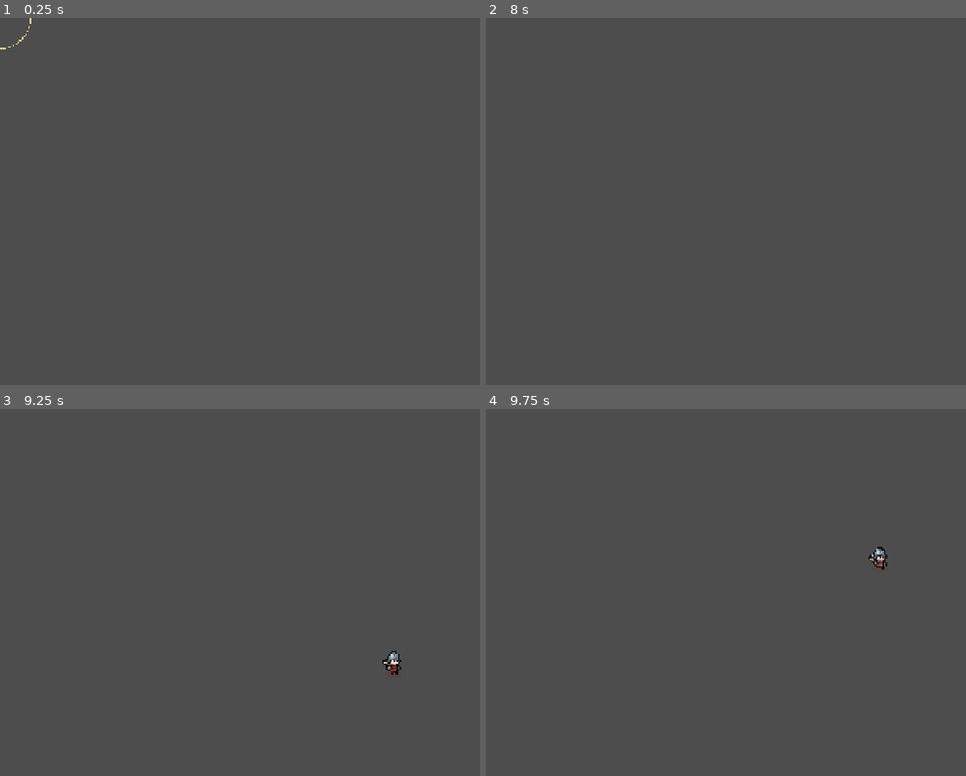
Above: before the commit, frames 1-4 (two rows, left to right).
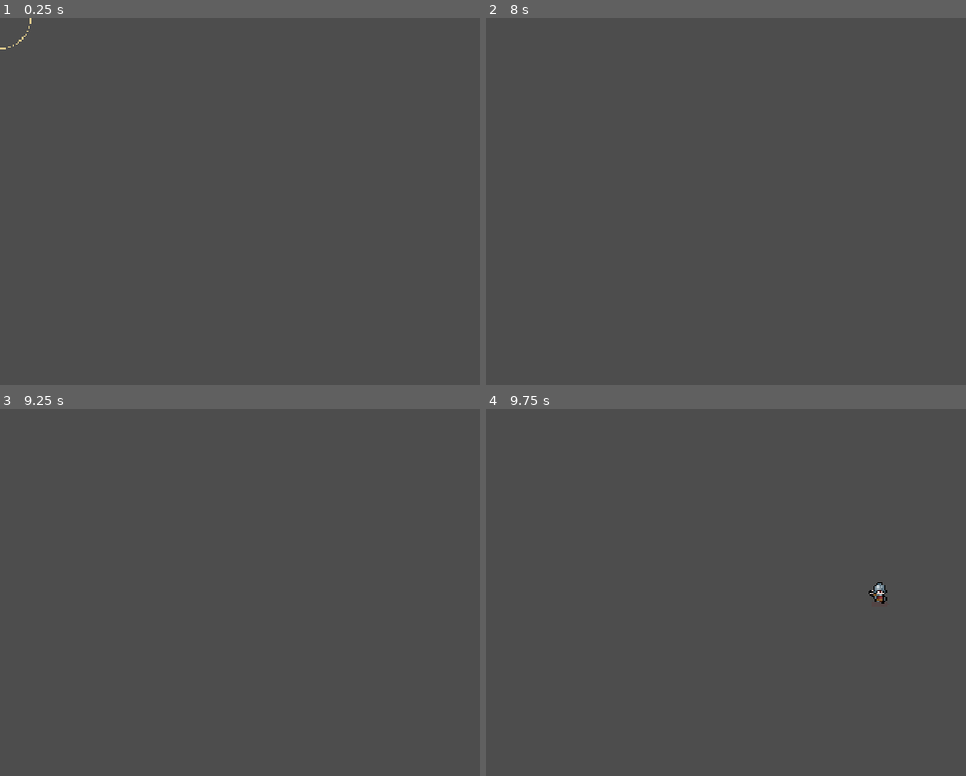
Above: after the commit, the same moments.

Repository: co-meng-2/ProjectN
Game: Godot game, scene res://tests/run_tests.tscn
Same seed, same stepped clock (60 frames per second), same inputs: the game is played once before the commit and once after it. This scene is started directly instead of the project's main scene.
Inputs (mouse positions are in pixels of both pictures, inside the frame that each line leads up to):
- Up to frame 1 (0.25 s): no input
- Up to frame 2 (8 s): tap Enter at 0.5 s; move the mouse to (outside the picture) at 0.52 s; hold D (move_right) 0.53-1.25 s; tap Space (dash) every 1.5 s from 0.6 to 6.6 s; click (outside the picture) at 0.67 s; tap R (restart) at 1.25, 2, 2.75, 3.5, 4.15, 4.25 s; drag from (721, 260) to (841, 326) at 1.27 s; move the mouse to (956, 142) at 2.02 s; hold D (move_right) 2.03-2.75 s; drag from (841, 326) to (644, 172) at 2.77 s; move the mouse to (outside the picture) at 3.52 s; hold A (move_left) 3.53-4.25 s; drag from (644, 172) to (759, 128) at 4.27 s; move the mouse to (918, 238) at 5.02 s; hold S (move_down) 5.03-5.75 s; click (918, 238) at 5.17 s; drag from (759, 128) to (922, 238) at 5.77 s; move the mouse to (outside the picture) at 6.52 s; hold W (move_up) 6.53-7.25 s; drag from (721, 260) to (841, 326) at 7.27 s
- Up to frame 3 (9.25 s): move the mouse to (470, 533) at 8.02 s; hold S (move_down) 8.03-8.75 s; tap Space (dash) at 8.1 s; drag from (355, 717) to (158, 563) at 8.77 s
- Up to frame 4 (9.75 s): move the mouse to (outside the picture) at 9.52 s; hold W (move_up) from 9.53 s (still down); tap Space (dash) at 9.6 s; click (outside the picture) at 9.67 s

Frames 1-2 are identical in both runs. In frame 3, 0.2% of the frame differs, in the area x 79-84%, y 65-73%; in frame 4, 0.3%, in the area x 79-84%, y 37-54%.

Commit message:
feat(components): add Telegraph and AreaStrike; MeleeStrike becomes an AreaStrike
Co-Authored-By: Claude Opus 5.5 <noreply@anthropic.com>

Diff:
--- a/src/abilities/blade_sweep/melee_strike.gd
+++ b/src/abilities/blade_sweep/melee_strike.gd
@@ -1,42 +1,4 @@
 class_name MeleeStrike
-extends Node2D
-## A short-lived circular hit area: damages every enemy hurtbox it overlaps once, draws a ring, then
-## frees itself. Reuses Hitbox + EffectApplier + Lifetime so damage takes the same path as projectiles.
-
-const RING_COLOR: Color = Color(1.0, 0.9, 0.6, 0.8)
-const RING_WIDTH: float = 2.0
-const RING_SEGMENTS: int = 32
-
-var _effect: GameplayEffect
-var _damage: float = 0.0
-var _radius: float = 0.0
-
-@onready var _hitbox: Hitbox = $Hitbox
-@onready var _hit_shape: CollisionShape2D = $Hitbox/CollisionShape2D
-@onready var _applier: EffectApplier = $EffectApplier
-@onready var _lifetime: Lifetime = $Lifetime
-
-
-func _ready() -> void:
-	_hitbox.hurtbox_entered.connect(_on_hurtbox_entered)
-	_lifetime.expired.connect(queue_free)
-
-
-## Call after the strike has entered the tree.
-func strike(attacker_asc: AbilitySystemComponent, effect: GameplayEffect, damage: float, radius: float, seconds: float) -> void:
-	_effect = effect
-	_damage = damage
-	_radius = radius
-	(_hit_shape.shape as CircleShape2D).radius = radius
-	_applier.bind(attacker_asc)
-	_lifetime.restart(seconds)
-	queue_redraw()
-
-
-func _on_hurtbox_entered(hurtbox: Hurtbox) -> void:
-	_applier.hit(hurtbox, _effect, _damage, self)
-
-
-func _draw() -> void:
-	if _radius > 0.0:
-		draw_arc(Vector2.ZERO, _radius, 0.0, TAU, RING_SEGMENTS, RING_COLOR, RING_WIDTH)
+extends AreaStrike
+## Blade Sweep's radial hit: an AreaStrike on the enemy hurt layer (its default target mask), so the sweep
+## shares the single area-hit path with meteors and boss attacks.
--- /dev/null
+++ b/src/components/area_strike.gd
@@ -0,0 +1,55 @@
+class_name AreaStrike
+extends Node2D
+## A short-lived circular hit: damages every hurtbox on `target_mask` it overlaps, once each, draws a ring,
+## then frees itself after `seconds`. `only_actor` narrows it to one actor (meteors and the boss's slam and
+## charge hit the player but not the building). The one area-hit path: Blade Sweep (MeleeStrike), meteors
+## and boss patterns all damage through Hitbox + EffectApplier, i.e. EffectBuilder.damage.
+
+signal struck(hurtbox: Hurtbox)
+
+const RING_WIDTH: float = 2.0
+const RING_SEGMENTS: int = 32
+
+@export var ring_color: Color = Color(1.0, 0.9, 0.6, 0.8)
+
+var _effect: GameplayEffect
+var _damage: float = 0.0
+var _radius: float = 0.0
+var _only_actor: Node2D
+var _filtered: bool = false
+
+@onready var _hitbox: Hitbox = $Hitbox
+@onready var _hit_shape: CollisionShape2D = $Hitbox/CollisionShape2D
+@onready var _applier: EffectApplier = $EffectApplier
+@onready var _lifetime: Lifetime = $Lifetime
+
+
+func _ready() -> void:
+	_hitbox.hurtbox_entered.connect(_on_hurtbox_entered)
+	_lifetime.expired.connect(queue_free)
+
+
+## Call after the strike has entered the tree.
+func strike(attacker_asc: AbilitySystemComponent, effect: GameplayEffect, damage: float, radius: float, seconds: float, target_mask: int = PhysicsLayers.ENEMY_HURT, only_actor: Node2D = null) -> void:
+	_effect = effect
+	_damage = damage
+	_radius = radius
+	_only_actor = only_actor
+	_filtered = only_actor != null
+	_hitbox.collision_mask = target_mask
+	(_hit_shape.shape as CircleShape2D).radius = radius
+	_applier.bind(attacker_asc)
+	_lifetime.restart(seconds)
+	queue_redraw()
+
+
+func _on_hurtbox_entered(hurtbox: Hurtbox) -> void:
+	if _filtered and (not is_instance_valid(_only_actor) or hurtbox.actor != _only_actor):
+		return
+	if _applier.hit(hurtbox, _effect, _damage, self):
+		struck.emit(hurtbox)
+
+
+func _draw() -> void:
+	if _radius > 0.0:
+		draw_arc(Vector2.ZERO, _radius, 0.0, TAU, RING_SEGMENTS, ring_color, RING_WIDTH)
--- /dev/null
+++ b/src/components/area_strike.tscn
@@ -0,0 +1,28 @@
+[gd_scene load_steps=6 format=3]
+
+[ext_resource type="Script" path="res://src/components/area_strike.gd" id="1_strike"]
+[ext_resource type="Script" path="res://src/components/hitbox.gd" id="2_hitbox"]
+[ext_resource type="Script" path="res://src/components/effect_applier.gd" id="3_applier"]
+[ext_resource type="Script" path="res://src/components/lifetime.gd" id="4_lifetime"]
+
+[sub_resource type="CircleShape2D" id="CircleShape2D_hit"]
+resource_local_to_scene = true
+radius = 40.0
+
+[node name="AreaStrike" type="Node2D"]
+script = ExtResource("1_strike")
+
+[node name="Hitbox" type="Area2D" parent="."]
+collision_layer = 0
+collision_mask = 16
+monitorable = false
+script = ExtResource("2_hitbox")
+
+[node name="CollisionShape2D" type="CollisionShape2D" parent="Hitbox"]
+shape = SubResource("CircleShape2D_hit")
+
+[node name="EffectApplier" type="Node" parent="."]
+script = ExtResource("3_applier")
+
+[node name="Lifetime" type="Node" parent="."]
+script = ExtResource("4_lifetime")
--- /dev/null
+++ b/src/components/telegraph.gd
@@ -0,0 +1,99 @@
+class_name Telegraph
+extends Node2D
+## A warning drawn on the ground — a circle or a line that fills up over `seconds` — then `elapsed` and
+## free. Purely visual: whoever shows it keeps its own timer and decides what happens when the warning ends.
+
+signal elapsed
+
+enum Shape { CIRCLE, LINE }
+
+const SEGMENTS: int = 40
+const EDGE_WIDTH: float = 2.0
+
+@export var fill_color: Color = Color(1.0, 0.2, 0.15, 0.25)
+@export var edge_color: Color = Color(1.0, 0.3, 0.2, 0.9)
+
+var shape: Shape = Shape.CIRCLE
+var radius: float = 0.0
+var line_offset: Vector2 = Vector2.ZERO
+var line_width: float = 0.0
+var _duration: float = 0.0
+var _left: float = 0.0
+var _armed: bool = false
+
+
+## Adds a circular warning centred on `position` (global) under `parent` and starts it. The parent must be
+## in the tree. Returns the telegraph so the caller can connect `elapsed` or free it early.
+static func spawn_circle(parent: Node, position: Vector2, p_radius: float, seconds: float) -> Telegraph:
+	var telegraph := Telegraph.new()
+	parent.add_child(telegraph)
+	telegraph.global_position = position
+	telegraph.show_circle(p_radius, seconds)
+	return telegraph
+
+
+## Adds a line warning from global `from` to global `to`, `width` px wide, under `parent` and starts it.
+## The parent must be in the tree. Returns the telegraph.
+static func spawn_line(parent: Node, from: Vector2, to: Vector2, width: float, seconds: float) -> Telegraph:
+	var telegraph := Telegraph.new()
+	parent.add_child(telegraph)
+	telegraph.global_position = from
+	telegraph.show_line(to - from, width, seconds)
+	return telegraph
+
+
+func show_circle(p_radius: float, seconds: float) -> void:
+	shape = Shape.CIRCLE
+	radius = p_radius
+	_arm(seconds)
+
+
+func show_line(offset: Vector2, width: float, seconds: float) -> void:
+	shape = Shape.LINE
+	line_offset = offset
+	line_width = width
+	_arm(seconds)
+
+
+func remaining() -> float:
+	return _left
+
+
+## 0 when shown, 1 when the warning is over.
+func progress() -> float:
+	if _duration <= 0.0:
+		return 1.0
+	return clampf(1.0 - _left / _duration, 0.0, 1.0)
+
+
+func step(delta: float) -> void:
+	if not _armed:
+		return
+	_left = maxf(_left - delta, 0.0)
+	queue_redraw()
+	if _left <= 0.0:
+		_armed = false
+		elapsed.emit()
+		queue_free()
+
+
+func _arm(seconds: float) -> void:
+	_duration = maxf(seconds, 0.0)
+	_left = _duration
+	_armed = true
+	queue_redraw()
+
+
+func _physics_process(delta: float) -> void:
+	step(delta)
+
+
+func _draw() -> void:
+	match shape:
+		Shape.CIRCLE:
+			draw_circle(Vector2.ZERO, radius, fill_color)
+			draw_circle(Vector2.ZERO, radius * progress(), fill_color)
+			draw_arc(Vector2.ZERO, radius, 0.0, TAU, SEGMENTS, edge_color, EDGE_WIDTH)
+		Shape.LINE:
+			draw_line(Vector2.ZERO, line_offset, fill_color, line_width)
+			draw_line(Vector2.ZERO, line_offset * progress(), edge_color, line_width * 0.4)
--- /dev/null
+++ b/tests/components/test_area_strike.gd
@@ -0,0 +1,69 @@
+extends TestCase
+
+const STRIKE_SCENE: PackedScene = preload("res://src/components/area_strike.tscn")
+const DAMAGE: GameplayEffect = preload("res://data/effects/damage_basic.tres")
+
+
+func _health(actor: Node2D) -> float:
+	return ActorFixture.asc_of(actor).get_attribute("health").current_value
+
+
+func _strike(at: Vector2) -> AreaStrike:
+	var strike := adopt(STRIKE_SCENE.instantiate()) as AreaStrike
+	strike.global_position = at
+	return strike
+
+
+func test_the_mask_selects_which_side_is_hit() -> void:
+	var attacker := ActorFixture.bare_actor(self, StatBlock.new())
+	var ally := ActorFixture.hurt_target(self, Vector2(310, 200), PhysicsLayers.ALLY_HURT)
+	var enemy := ActorFixture.hurt_target(self, Vector2(290, 200), PhysicsLayers.ENEMY_HURT)
+	_strike(Vector2(300, 200)).strike(ActorFixture.asc_of(attacker), DAMAGE, 15.0, 40.0, 0.3, PhysicsLayers.ALLY_HURT)
+	await settle()
+	assert_almost_eq(_health(ally), 85.0)
+	assert_almost_eq(_health(enemy), 100.0, 0.001, "enemy hurt layer not in the mask")
+
+
+func test_only_actor_narrows_the_strike_to_one_actor() -> void:
+	var attacker := ActorFixture.bare_actor(self, StatBlock.new())
+	var player := ActorFixture.hurt_target(self, Vector2(-120, 40), PhysicsLayers.ALLY_HURT)
+	var building := ActorFixture.hurt_target(self, Vector2(-100, 40), PhysicsLayers.ALLY_HURT)
+	var struck: Array = []
+	var strike := _strike(Vector2(-110, 40))
+	strike.struck.connect(func(hurtbox: Hurtbox) -> void: struck.append(hurtbox.actor))
+	strike.strike(ActorFixture.asc_of(attacker), DAMAGE, 30.0, 60.0, 0.3, PhysicsLayers.ALLY_HURT, player)
+	await settle()
+	assert_almost_eq(_health(player), 70.0)
+	assert_almost_eq(_health(building), 100.0, 0.001, "the building is spared")
+	assert_eq(struck, [player])
+
+
+func test_a_refused_hit_is_not_reported_as_struck() -> void:
+	var attacker := ActorFixture.bare_actor(self, StatBlock.new())
+	var dodger := ActorFixture.hurt_target(self, Vector2(50, -60), PhysicsLayers.ALLY_HURT)
+	ActorFixture.asc_of(dodger).add_tag(GameplayTags.State_Invulnerable)
+	var struck: Array = []
+	var strike := _strike(Vector2(50, -60))
+	strike.struck.connect(func(hurtbox: Hurtbox) -> void: struck.append(hurtbox))
+	strike.strike(ActorFixture.asc_of(attacker), DAMAGE, 15.0, 40.0, 0.3, PhysicsLayers.ALLY_HURT)
+	await settle()
+	assert_almost_eq(_health(dodger), 100.0)
+	assert_true(struck.is_empty(), "an invulnerable target was not struck")
+
+
+func test_the_attackers_attack_scales_the_damage() -> void:
+	var stats := StatBlock.new()
+	stats.attack = 2.0
+	var attacker := ActorFixture.bare_actor(self, stats)
+	var victim := ActorFixture.hurt_target(self, Vector2(400, 0), PhysicsLayers.ALLY_HURT)
+	_strike(Vector2(400, 0)).strike(ActorFixture.asc_of(attacker), DAMAGE, 15.0, 40.0, 0.3, PhysicsLayers.ALLY_HURT)
+	await settle()
+	assert_almost_eq(_health(victim), 70.0, 0.001, "15 x attack 2")
+
+
+func test_the_strike_frees_itself_after_its_seconds() -> void:
+	var attacker := ActorFixture.bare_actor(self, StatBlock.new())
+	var strike := _strike(Vector2(10, 10))
+	strike.strike(ActorFixture.asc_of(attacker), DAMAGE, 1.0, 20.0, 0.1)
+	await wait_seconds(0.3)
+	assert_false(is_instance_valid(strike))
--- /dev/null
+++ b/tests/components/test_telegraph.gd
@@ -0,0 +1,66 @@
+extends TestCase
+
+
+func _telegraph() -> Telegraph:
+	var telegraph := adopt(Telegraph.new()) as Telegraph
+	telegraph.set_physics_process(false)
+	return telegraph
+
+
+func test_circle_counts_down_then_announces_and_frees_itself() -> void:
+	var telegraph := _telegraph()
+	var elapsed: Array = []
+	telegraph.elapsed.connect(func() -> void: elapsed.append(true))
+	telegraph.show_circle(60.0, 1.0)
+	assert_eq(telegraph.shape, Telegraph.Shape.CIRCLE)
+	assert_almost_eq(telegraph.radius, 60.0)
+	telegraph.step(0.4)
+	assert_almost_eq(telegraph.remaining(), 0.6)
+	assert_almost_eq(telegraph.progress(), 0.4)
+	assert_true(elapsed.is_empty())
+	telegraph.step(0.7)
+	assert_eq(elapsed.size(), 1)
+	assert_true(telegraph.is_queued_for_deletion())
+	telegraph.step(0.5)
+	assert_eq(elapsed.size(), 1, "announces once")
+
+
+func test_line_keeps_its_offset_and_width() -> void:
+	var telegraph := _telegraph()
+	telegraph.show_line(Vector2(360, -40), 24.0, 0.7)
+	assert_eq(telegraph.shape, Telegraph.Shape.LINE)
+	assert_eq(telegraph.line_offset, Vector2(360, -40))
+	assert_almost_eq(telegraph.line_width, 24.0)
+	assert_almost_eq(telegraph.remaining(), 0.7)
+
+
+func test_an_unarmed_telegraph_does_nothing() -> void:
+	var telegraph := _telegraph()
+	var elapsed: Array = []
+	telegraph.elapsed.connect(func() -> void: elapsed.append(true))
+	telegraph.step(5.0)
+	assert_true(elapsed.is_empty())
+	assert_false(telegraph.is_queued_for_deletion())
+
+
+func test_spawn_circle_places_a_running_telegraph_under_the_parent() -> void:
+	var parent := adopt(Node2D.new()) as Node2D
+	var telegraph := Telegraph.spawn_circle(parent, Vector2(130, -70), 55.0, 0.9)
+	assert_eq(telegraph.get_parent(), parent)
+	assert_eq(telegraph.global_position, Vector2(130, -70))
+	assert_eq(telegraph.shape, Telegraph.Shape.CIRCLE)
+	assert_almost_eq(telegraph.radius, 55.0)
+	assert_almost_eq(telegraph.remaining(), 0.9)
+	assert_eq(ActorFixture.live_children(parent, Telegraph), [telegraph])
+	telegraph.step(1.0)
+	assert_true(ActorFixture.live_children(parent, Telegraph).is_empty(), "a finished telegraph is not live")
+
+
+func test_spawn_line_runs_from_the_start_to_the_end_point() -> void:
+	var parent := adopt(Node2D.new()) as Node2D
+	var telegraph := Telegraph.spawn_line(parent, Vector2(-50, 20), Vector2(310, -20), 24.0, 0.7)
+	assert_eq(telegraph.global_position, Vector2(-50, 20))
+	assert_eq(telegraph.shape, Telegraph.Shape.LINE)
+	assert_eq(telegraph.line_offset, Vector2(360, -40))
+	assert_almost_eq(telegraph.line_width, 24.0)
+	assert_almost_eq(telegraph.remaining(), 0.7)
--- a/tests/support/actor_fixture.gd
+++ b/tests/support/actor_fixture.gd
@@ -15,6 +15,16 @@
 	if stats != null:
 		asc.initialize_attribute_overrides(stats.to_overrides())
 	return actor
+
+
+## Children of `parent` whose script is `script` (e.g. Telegraph, AreaStrike) and that are not queued for
+## deletion, in child order.
+static func live_children(parent: Node, script: Script) -> Array:
+	var result: Array = []
+	for child in parent.get_children():
+		if child.get_script() == script and not child.is_queued_for_deletion():
+			result.append(child)
+	return result
 
 
 static func asc_of(actor: Node) -> AbilitySystemComponent:
--- a/tests/support/test_case.gd
+++ b/tests/support/test_case.gd
@@ -36,6 +36,12 @@
 
 
 func next_physics_frame() -> void:
+	await host.get_tree().physics_frame
+
+
+## Lets physics settle: awaits two physics frames (enough for newly added areas to report overlaps).
+func settle() -> void:
+	await host.get_tree().physics_frame
 	await host.get_tree().physics_frame
 
 
Not shown, added: src/components/area_strike.gd.uid
Not shown, added: src/components/telegraph.gd.uid
Not shown, added: tests/components/test_area_strike.gd.uid
Not shown, added: tests/components/test_telegraph.gd.uid
